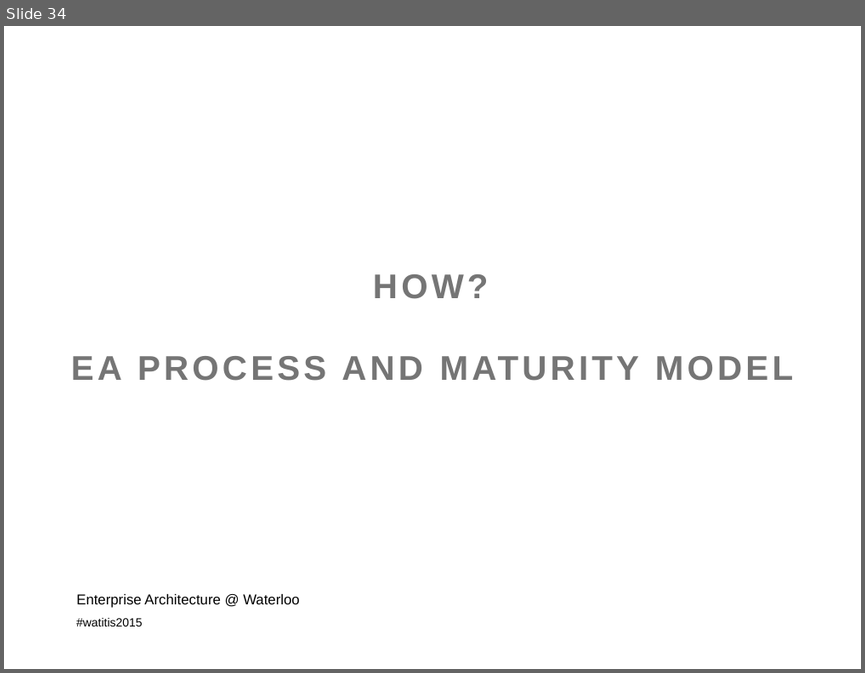
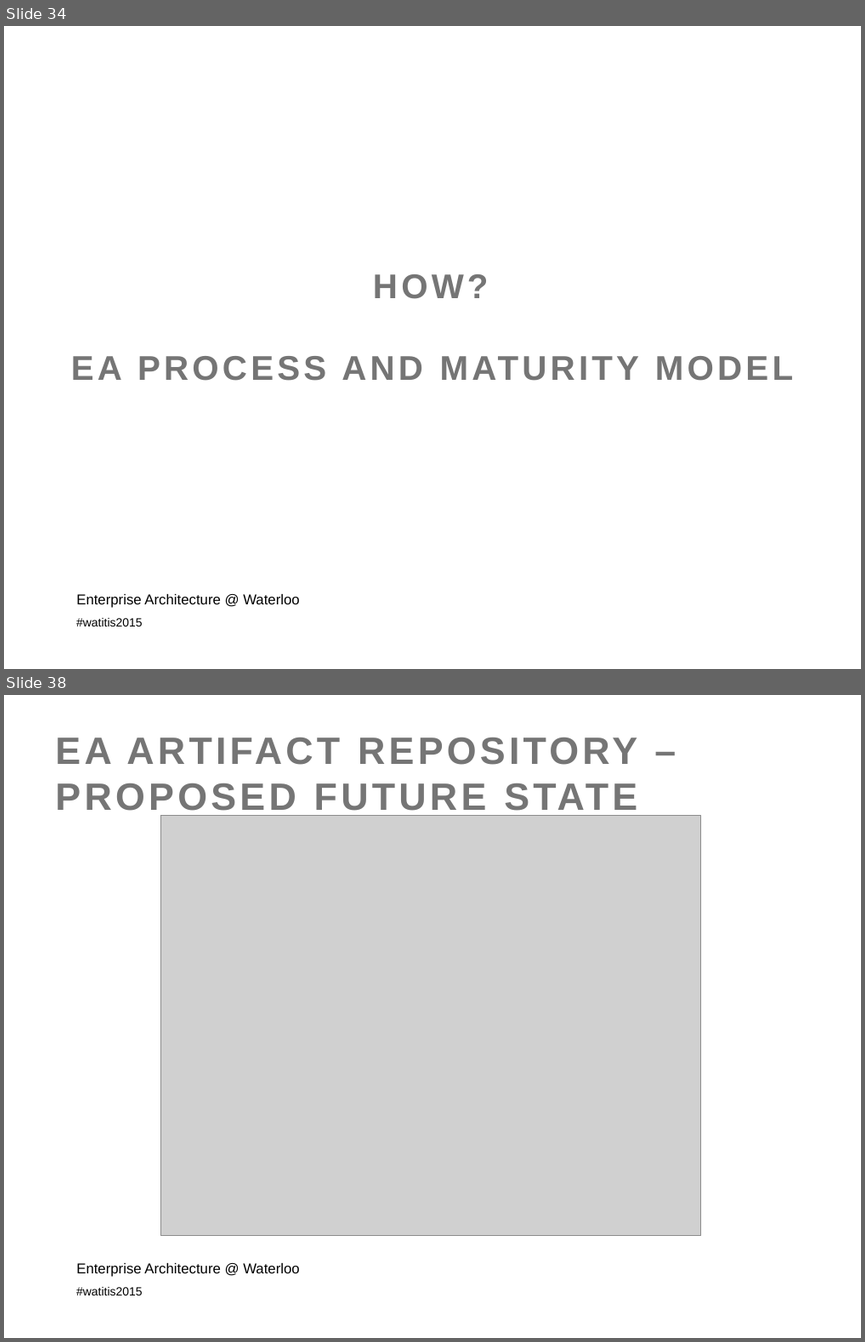
Before and after one commit to colinbellCA/presentation-istea-watitis2015, a slide deck: ISTEA-WatITis2015.pptx. Shown one above the other, each under a label of ours: slide 34 before the commit, slides 34 and 38 after it; the slides between them are not shown. The pictures are 865x673 and 865x1342 pixels, drawn with LibreOffice and Linux fonts; fonts in the diff are those of the drawing; grey boxes stand for pictures; background and template pictures are left out. Boxes give left, top, right and bottom in pixels: in the first picture for what was removed or moved away, otherwise in the second. Text is boxed around its words. In the diff, an @@ line names an element or a change of style, - is before the commit and + after.

```diff
--- a/ISTEA-WatITis2015.pptx
+++ b/ISTEA-WatITis2015.pptx
@@ slide 38 added at box(4, 695, 861, 1338), background picture (left out); not listed: 1 template element that a slide beside it also shows @@
@@ title added at box(55, 737, 637, 817), 32 pt, text #757575, bold @@
+EA ARTIFACT REPOSITORY – PROPOSED FUTURE STATE
@@ picture added at box(160, 816, 701, 1236) @@
@@ text added at box(76, 1263, 300, 1276), 12 pt, text #000000 @@
+Enterprise Architecture @ Waterloo
```
Also in this commit, not shown: 4 slides changed, 12 other slides added, 1 slide removed, 4 other files.
